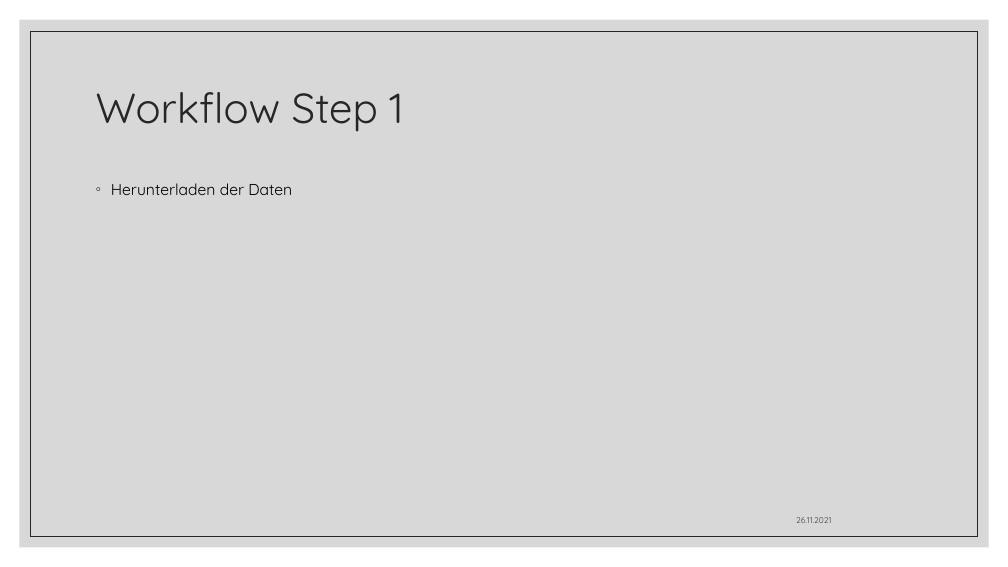
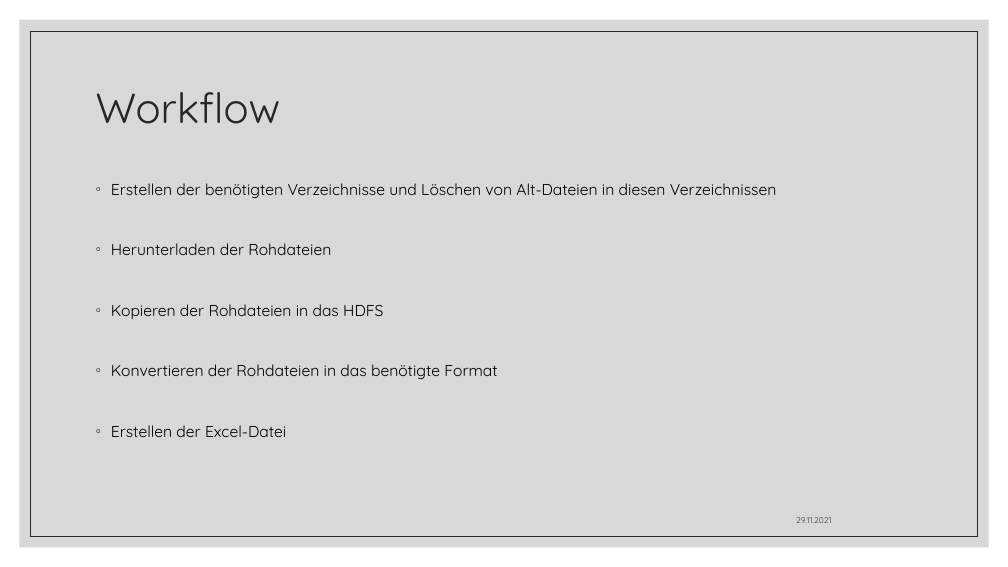
Before and after one commit to MoodyPat/BigDataHubway, a slide deck: slide 4 of Praensentation.pptx (slide 3 before the commit). Drawn at 1008x567 pixels with LibreOffice and Linux fonts; fonts in the diff are those of the drawing. Boxes give left, top, right and bottom in pixels: in the first picture for what was removed or moved away, otherwise in the second. Text is boxed around its words. In the diff, an @@ line names an element or a change of style, - is before the commit and + after.

Commit message:
update dag and powerpoint

```diff
--- a/Praensentation.pptx
+++ b/Praensentation.pptx
@@ title at (x1=96, y1=92, x2=280, y2=124): text changed @@
-Workflow Step 1
+Workflow
@@ text at (x1=111, y1=183, x2=777, y2=437): text changed @@
-◦ Herunterladen der Daten
+◦ Erstellen der benötigten Verzeichnisse und Löschen von Alt-Dateien in diesen Verzeichnissen
+◦ Herunterladen der Rohdateien
+◦ Kopieren der Rohdateien in das HDFS
+◦ Konvertieren der Rohdateien in das benötigte Format
+◦ Erstellen der Excel-Datei
```
Also in this commit, not shown: 1 other slide changed, 13 slides added, 2 other files.
